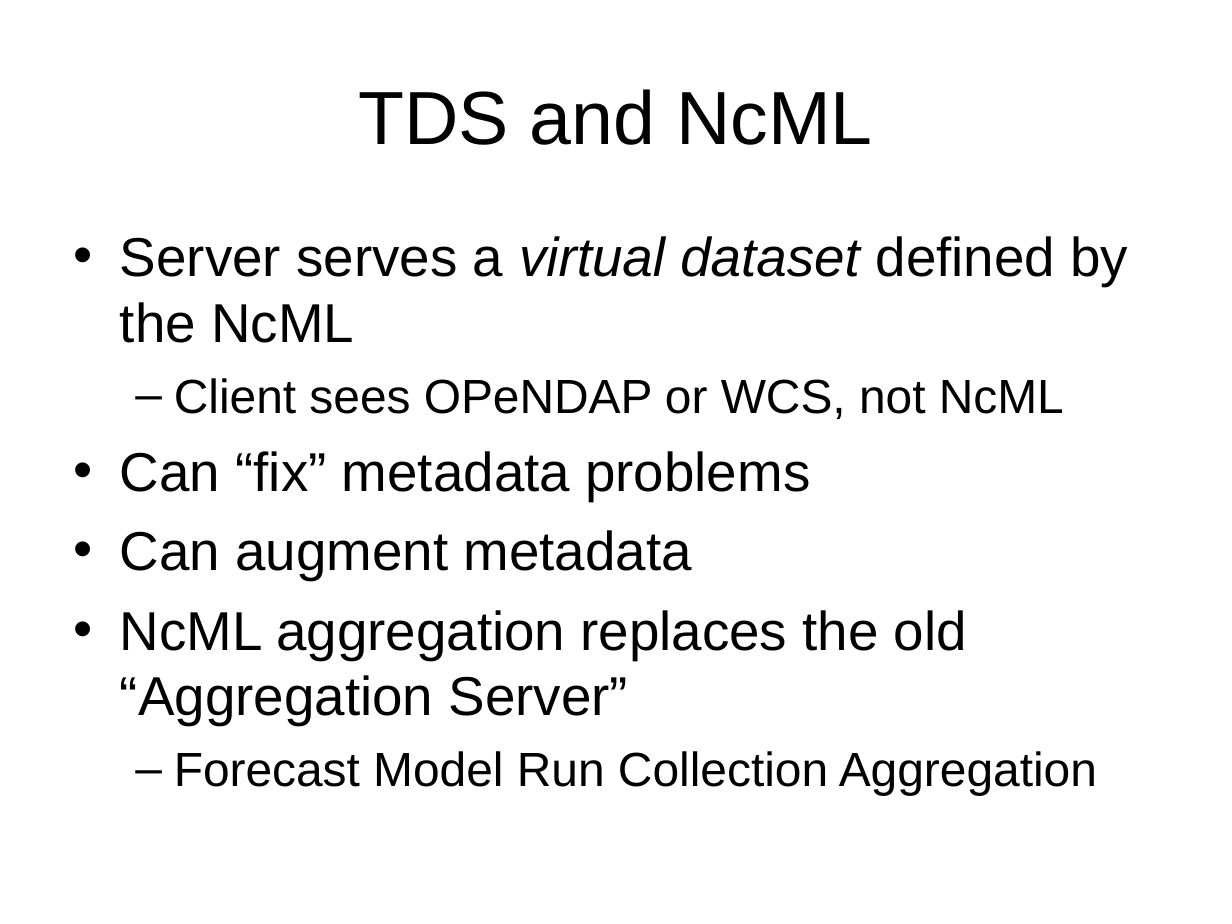
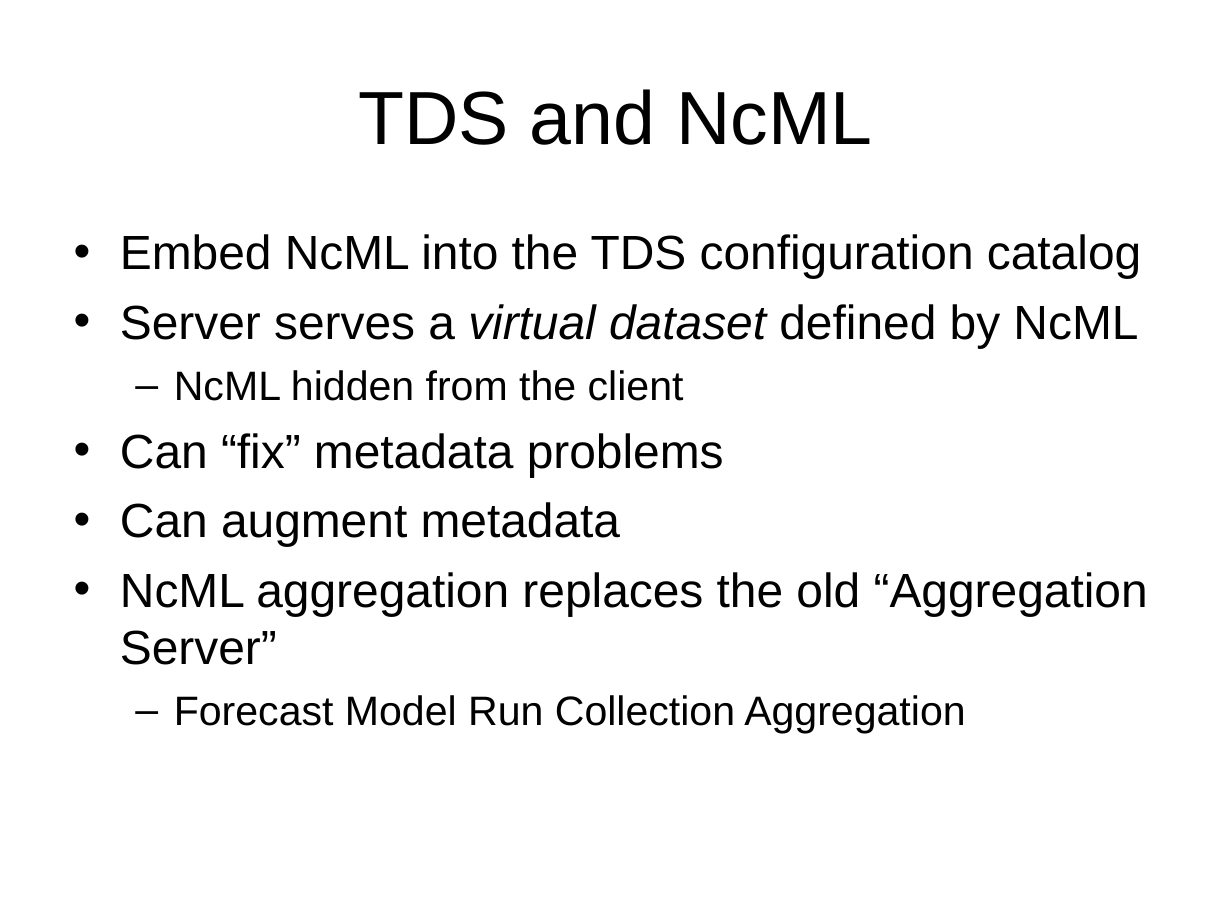
Before and after one commit to ooici-eoi/THREDDS, a slide deck: slide 6 of docs/web/thredds/tech/tutorial/TDSOverview.ppt. Drawn at 1232x924 pixels with LibreOffice and Linux fonts; fonts in the diff are those of the drawing; background and template pictures are left out. Boxes give left, top, right and bottom in pixels: in the first picture for what was removed or moved away, otherwise in the second. Text is boxed around its words. In the diff, an @@ line names an element or a change of style, - is before the commit and + after.

```diff
--- a/docs/web/thredds/tech/tutorial/TDSOverview.ppt
+++ b/docs/web/thredds/tech/tutorial/TDSOverview.ppt
@@ text at (120,234,1141,401): text changed; size 32 to 28 pt @@
-• Server serves a virtual dataset defined by the NcML
-  – Client sees OPeNDAP or WCS, not NcML
+• Embed NcML into the TDS configuration catalog
+• Server serves a virtual dataset defined by NcML
+  – NcML hidden from the client
@@ text at (120,433,1148,734): size 32 to 28 pt in "Can “fix” metadata problems", "Can augment metadata", "NcML aggregation replaces the old “Aggregation Server”"; size 28 to 24 pt in "Forecast Model Run Collection Aggregation"; less space between paragraphs @@
```
Also in this commit, not shown: 5 other slides changed, 6 other files.
